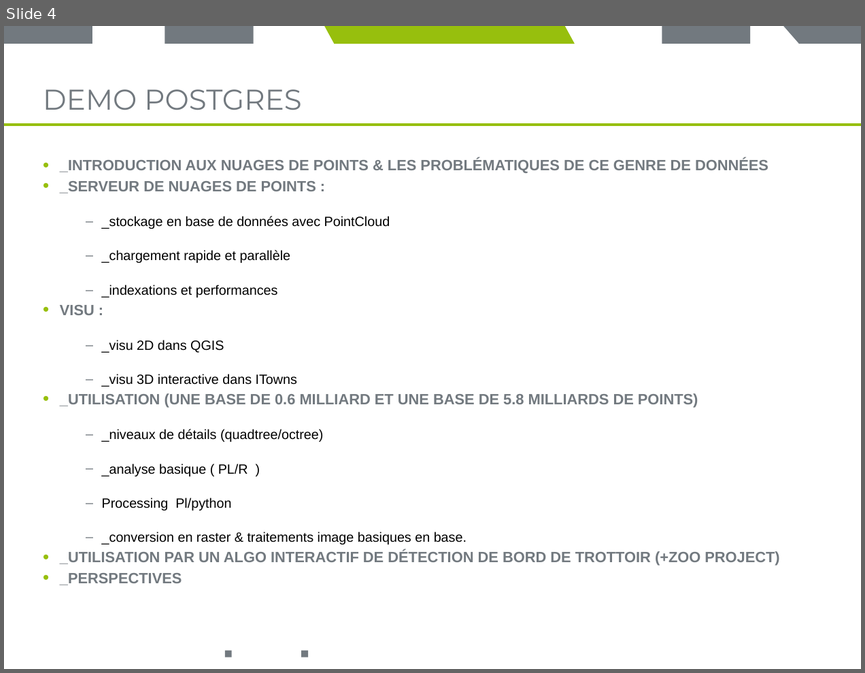
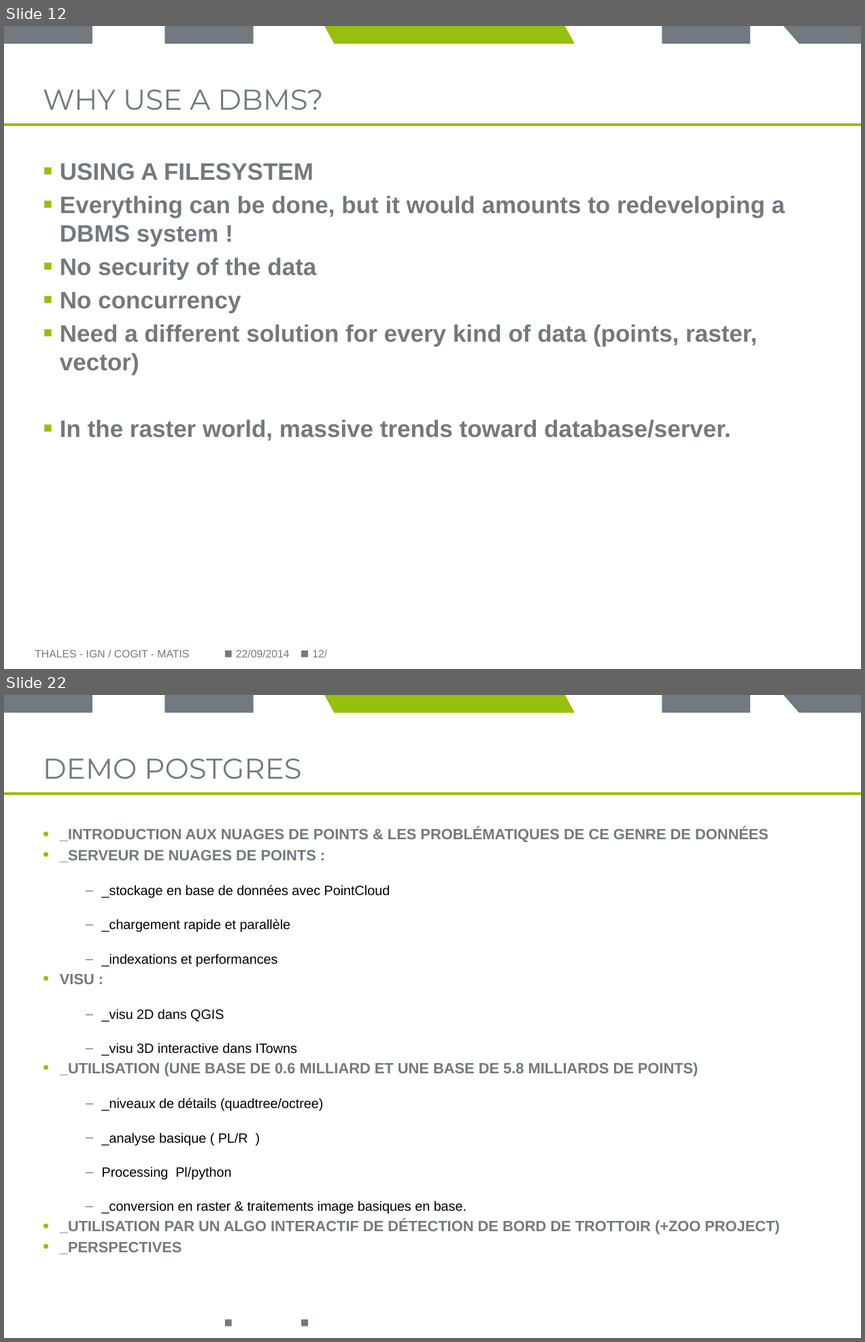
Before and after one commit to Remi-C/Postgres_Day_2014_10_RemiC, a slide deck: presentation_RCura.pptx. Shown one above the other, each under a label of ours: slide 4 before the commit, slides 12 and 22 after it; the slides between them are not shown. The pictures are 865x673 and 865x1342 pixels, drawn with LibreOffice and Linux fonts; fonts in the diff are those of the drawing; background and template pictures are left out. Boxes give left, top, right and bottom in pixels: in the first picture for what was removed or moved away, otherwise in the second. Text is boxed around its words. In the diff, an @@ line names an element or a change of style, - is before the commit and + after.

```diff
--- a/presentation_RCura.pptx
+++ b/presentation_RCura.pptx
@@ slide 12 added at <box>4,26,861,669</box>, background #FFFFFF; not listed: 8 template elements that a slide beside it also shows @@
@@ title added at <box>43,89,323,110</box>, 24 pt, text #72797F @@
+WHY USE A DBMS?
@@ text added at <box>60,163,785,441</box>, 20 pt, text #72797F, bold @@
+▪ USING A FILESYSTEM
+▪ Everything can be done, but it would amounts to redeveloping a DBMS system !
+▪ No security of the data
+▪ No concurrency
+▪ Need a different solution for every kind of data (points, raster, vector)
+▪ In the raster world, massive trends toward database/server.
@@ text added at <box>35,650,189,657</box>, 9 pt, text #72797F @@
+THALES - IGN / COGIT - MATIS
@@ text added at <box>236,650,290,657</box>, 9 pt, text #72797F @@
+22/09/2014
@@ page number added at <box>312,649,327,657</box>, 9 pt, text #72797F @@
+12/
@@ what was slide 4 is now slide 22 @@
```
Also in this commit, not shown: 3 slides changed, 17 other slides added.
